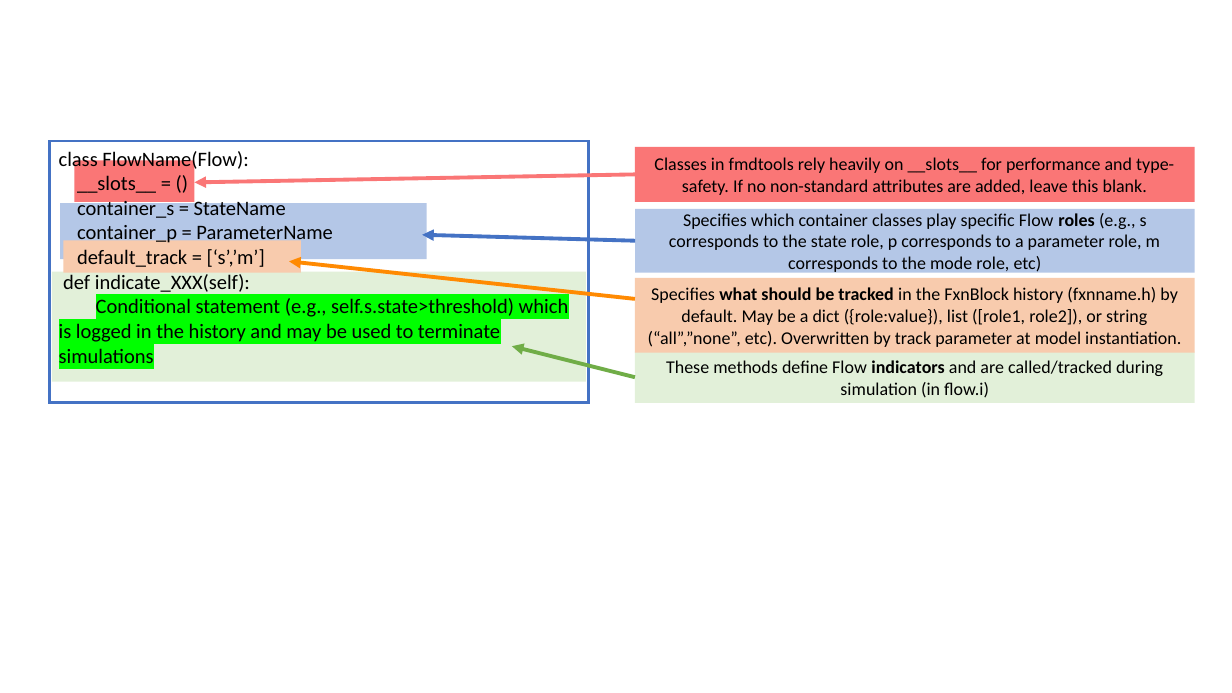
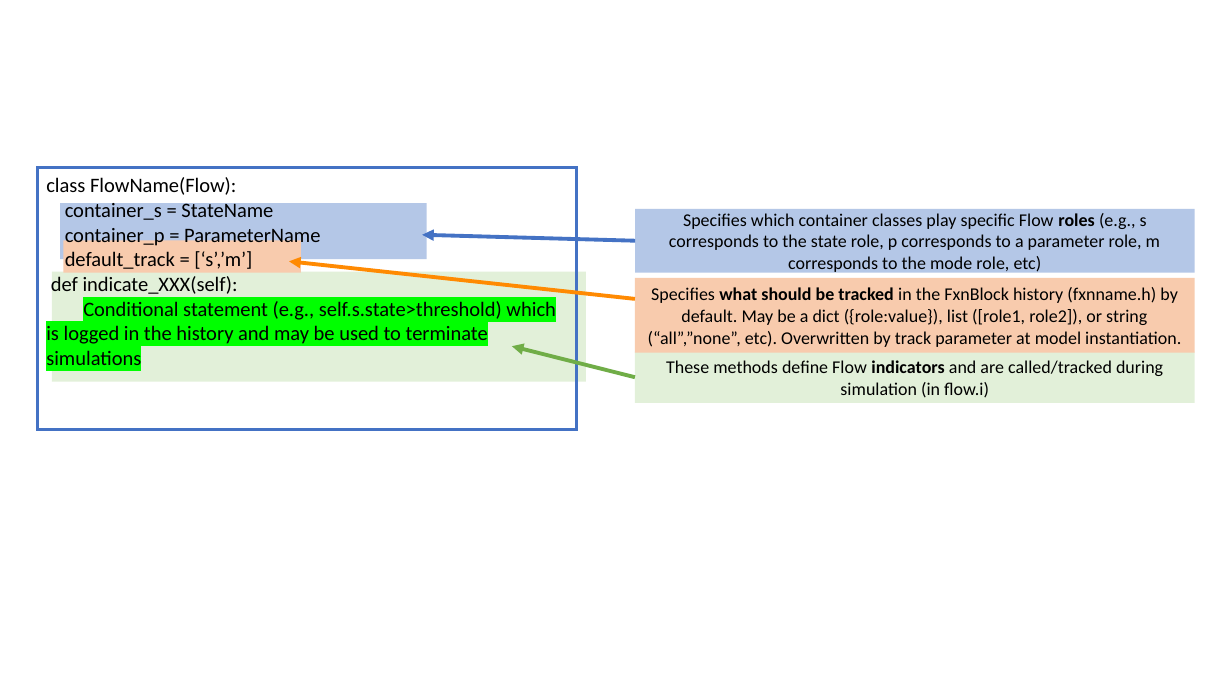
Before and after one commit to nasa/fmdtools, a slide deck: slide 13 of docs-source/figures/powerpoint/powerpoint_figures.pptx. Drawn at 1232x693 pixels with LibreOffice and Linux fonts; fonts in the diff are those of the drawing. Boxes give left, top, right and bottom in pixels: in the first picture for what was removed or moved away, otherwise in the second. Text is boxed around its words. In the diff, an @@ line names an element or a change of style, - is before the commit and + after.

```diff
--- a/docs-source/figures/powerpoint/powerpoint_figures.pptx
+++ b/docs-source/figures/powerpoint/powerpoint_figures.pptx
@@ rectangle removed at [635, 147, 1195, 202] @@
-Classes in fmdtools rely heavily on __slots__ for performance and type-safety. If no non-standard attributes are added, leave this blank.
@@ rectangle "class FlowName(Flow):": place and size @@
-rectangle "class FlowName(Flow):" at [50, 141, 590, 403]
+rectangle "class FlowName(Flow):" at [37, 168, 577, 430]
@@ rectangle removed at [75, 161, 195, 202] @@
@@ text in rectangle at [77, 175, 156, 193]: paragraph removed @@
-__slots__ = ()
@@ arrow removed from (635, 175) to (194, 182) @@
```
Also in this commit, not shown: 6 other slides changed, 4 other files.
